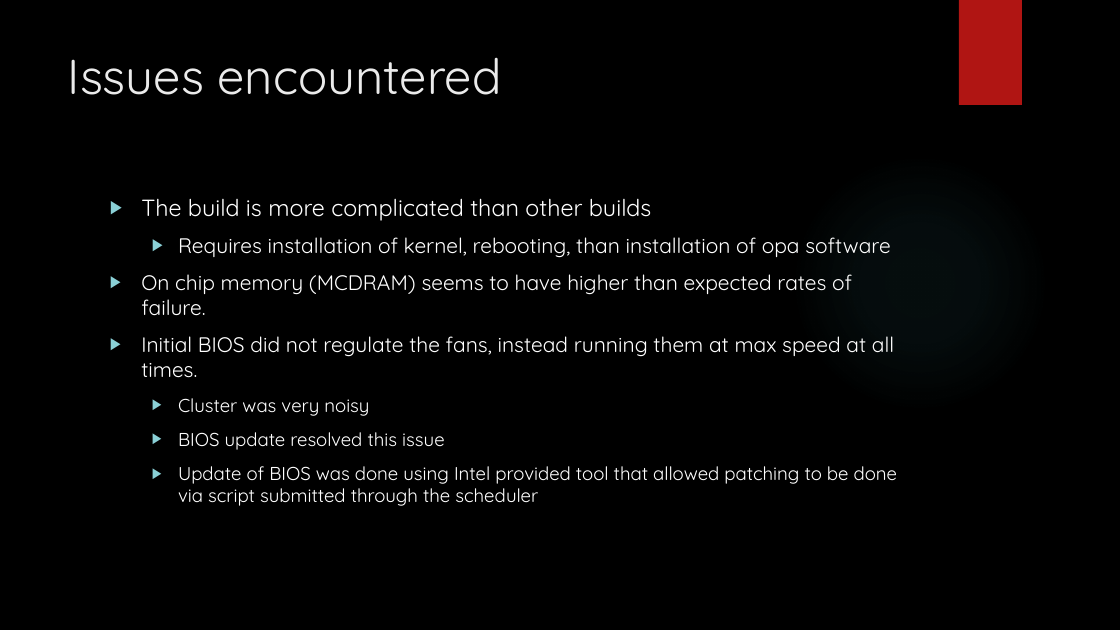
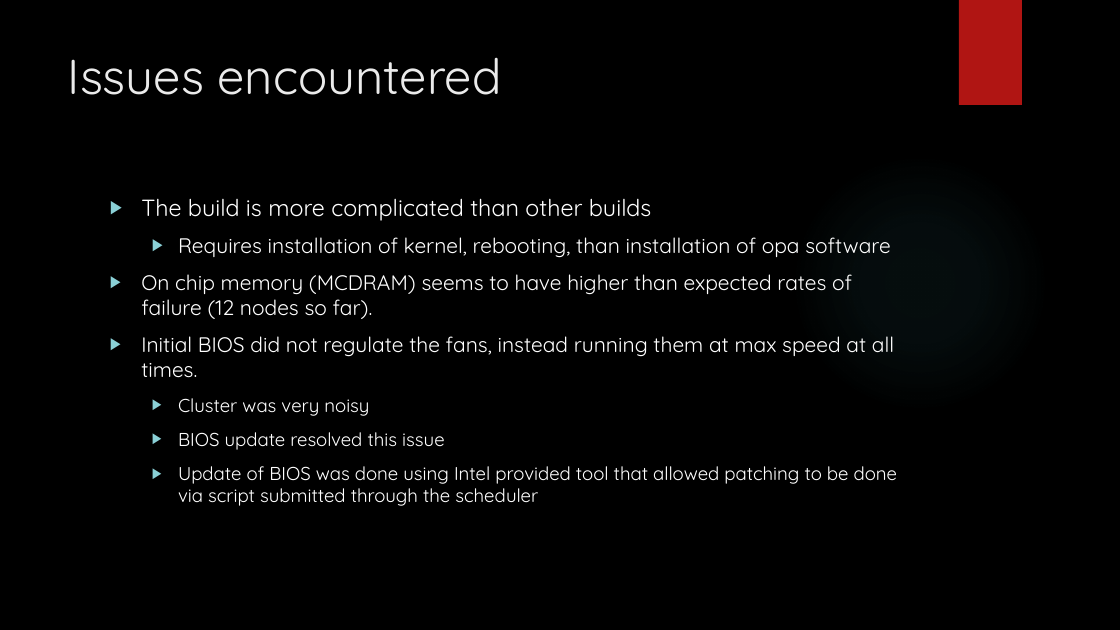
Before and after one commit to intentions/localtalk, a slide deck: slide 10 of XeonPhiTalk.pptx. Drawn at 1120x630 pixels with LibreOffice and Linux fonts; fonts in the diff are those of the drawing; background and template pictures are left out. Boxes give left, top, right and bottom in pixels: in the first picture for what was removed or moved away, otherwise in the second. Text is boxed around its words. In the diff, an @@ line names an element or a change of style, - is before the commit and + after.

```diff
--- a/XeonPhiTalk.pptx
+++ b/XeonPhiTalk.pptx
@@ text at bbox=[141, 274, 852, 319]: text changed @@
-▶ On chip memory (MCDRAM) seems to have higher than expected rates of failure.
+▶ On chip memory (MCDRAM) seems to have higher than expected rates of failure (12 nodes so far).
```
Also in this commit, not shown: 2 other slides changed, 1 other file.
